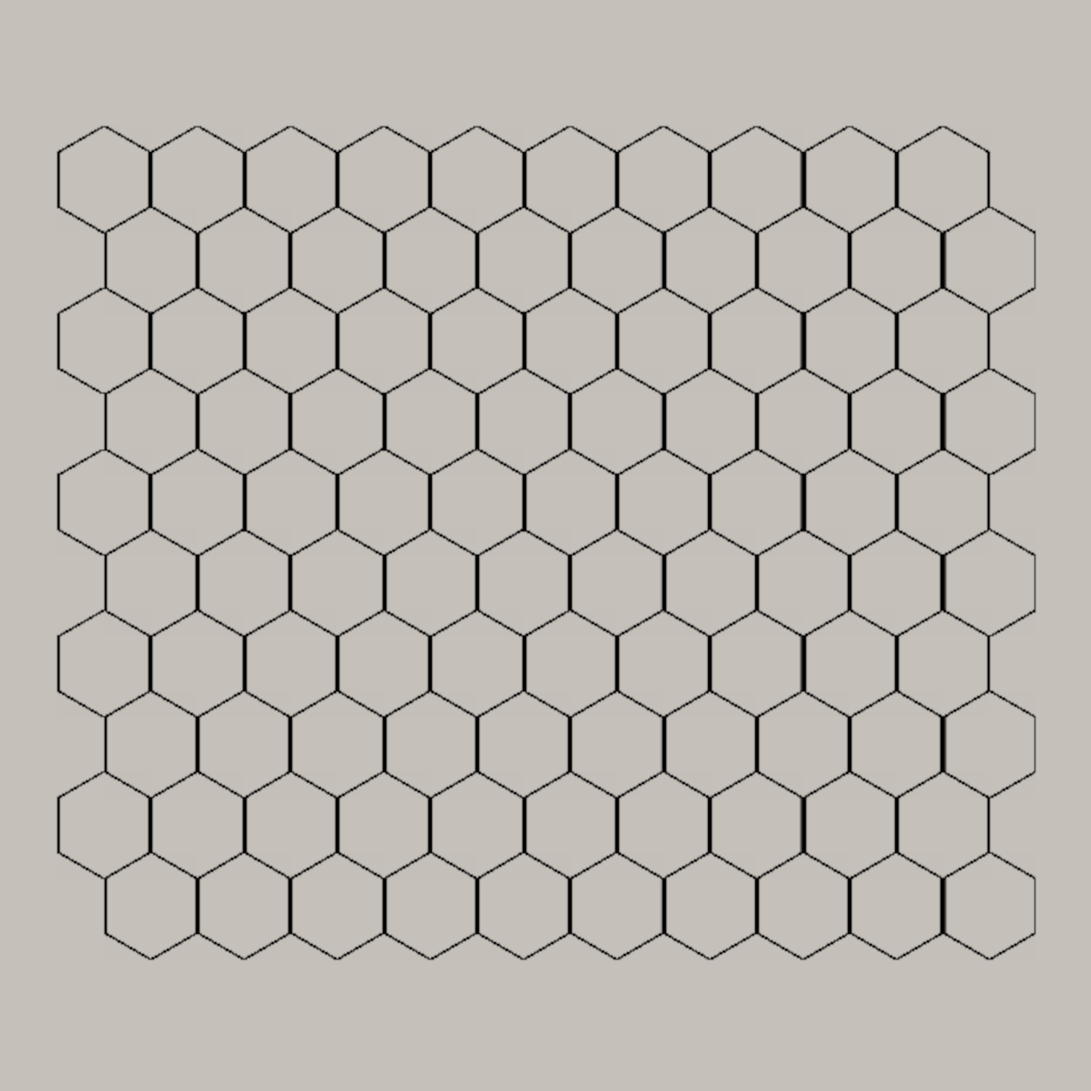
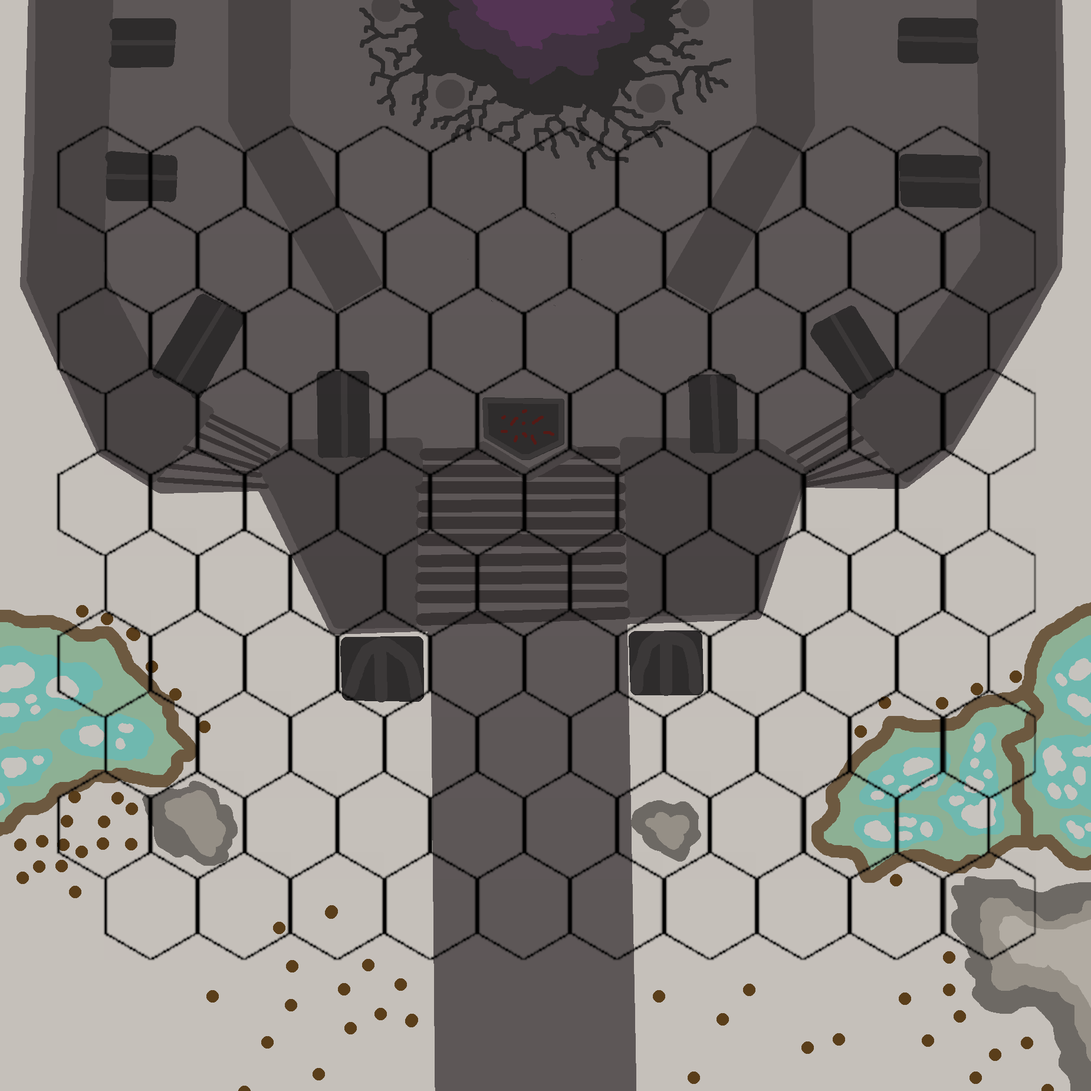
Before/after of a 1091 × 1091 layered artwork. What changed in the layer stack:
painted on "ColourMap" over [0, 0, 1091, 1091]
